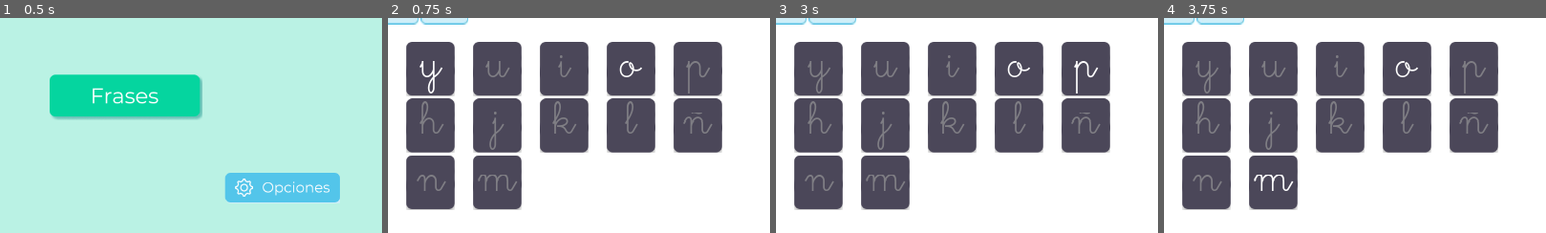
Above: before the commit, frames 1-4 (left to right).
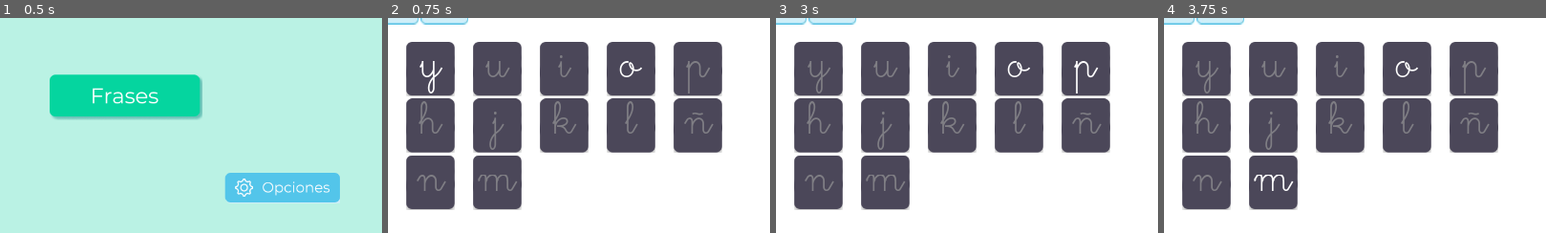
Above: after the commit, the same moments.

Repository: pabloalba/abcirene
Game: Godot game, scene res://MainMenu.tscn
Two runs of this game, one before a commit and one after it. Both use one fixed random seed, a clock stepped at 60 frames per second and the inputs below.
Inputs (mouse positions are % of the whole screen's width and height, from its top left):
- Up to frame 1 (0.5 s): no input
- Up to frame 2 (0.75 s): click (38, 68) at 0.5 s
- Up to frame 3 (3 s): click (3, 6) at 1.25 s; click (66, 68) at 2 s; click (38, 68) at 2.75 s
- Up to frame 4 (3.75 s): click (92, 6) at 3.5 s
The pictures show only the part of the screen within x 50-100%, y 50-100%; the shares and areas given below are measured in that part.

Frame 1 is identical in both runs. In frame 2, 0.3% of the frame differs, in the area x 8-86%, y 38-54%; in frame 3, 0.3%; in frame 4, 0.3%.

Commit message:
Caps functionality

Diff:
--- a/MainMenu.tscn
+++ b/MainMenu.tscn
@@ -6,7 +6,7 @@
 [ext_resource path="res://assets/img/btn_frases.png" type="Texture" id=4]
 [ext_resource path="res://assets/img/btn_opciones.png" type="Texture" id=5]
 
-[node name="MainMenu" type="ColorRect" index="0"]
+[node name="MainMenu" type="ColorRect"]
 
 anchor_left = 0.0
 anchor_top = 0.0
--- a/Play.gd
+++ b/Play.gd
@@ -37,6 +37,8 @@
 
 func _ready():
 	randomize()
+	globals.caps = globals.settings["words"]["caps"]
+	upper_control()
 	spaces = []
 	current_letter = get_node("SelectedLetter")
 	word_containers.append(get_node("Word1"))
@@ -50,7 +52,13 @@
 	generate_words()
 	restart_game()
 
-
+func upper_control():
+	for node in get_node("GridContainer").get_children():
+		node.get_node("Label").uppercase = globals.caps
+		if globals.caps:
+			node.get_node("Label").set_position(Vector2(0,5))
+		else:
+			node.get_node("Label").set_position(Vector2(0,-10))
 func restart_game():
 
 	for space in spaces:
@@ -165,6 +173,7 @@
 	var label = container.get_node("VBoxContainer/pictures/lbl")
 	var image = container.get_node("VBoxContainer/pictures/img")
 
+	label.uppercase = globals.caps
 	label.set_text(word)
 	var safe_name = safe_word(word)
 
--- a/Play.tscn
+++ b/Play.tscn
@@ -8,7 +8,7 @@
 [ext_resource path="res://assets/img/keboard_button.png" type="Texture" id=6]
 [ext_resource path="res://font_escolar_80.tres" type="DynamicFont" id=7]
 
-[node name="Play" type="ColorRect"]
+[node name="Play" type="ColorRect" index="0"]
 
 anchor_left = 0.0
 anchor_top = 0.0
@@ -27,6 +27,8 @@
 _sections_unfolded = [ "Rect" ]
 
 [node name="Word1" type="Node2D" parent="." index="0"]
+
+editor/display_folded = true
 
 [node name="VBoxContainer" type="VBoxContainer" parent="Word1" index="0"]
 
@@ -123,6 +125,8 @@
 
 [node name="Word2" type="Node2D" parent="." index="1"]
 
+editor/display_folded = true
+
 [node name="VBoxContainer" type="VBoxContainer" parent="Word2" index="0"]
 
 anchor_left = 0.0
@@ -218,6 +222,8 @@
 
 [node name="Word3" type="Node2D" parent="." index="2"]
 
+editor/display_folded = true
+
 [node name="VBoxContainer" type="VBoxContainer" parent="Word3" index="0"]
 
 anchor_left = 0.0
@@ -313,6 +319,8 @@
 
 [node name="Word4" type="Node2D" parent="." index="3"]
 
+editor/display_folded = true
+
 [node name="VBoxContainer" type="VBoxContainer" parent="Word4" index="0"]
 
 anchor_left = 0.0
@@ -408,6 +416,8 @@
 
 [node name="Word5" type="Node2D" parent="." index="4"]
 
+editor/display_folded = true
+
 [node name="VBoxContainer" type="VBoxContainer" parent="Word5" index="0"]
 
 anchor_left = 0.0
@@ -502,6 +512,8 @@
 _sections_unfolded = [ "Rect" ]
 
 [node name="Word6" type="Node2D" parent="." index="5"]
+
+editor/display_folded = true
 
 [node name="VBoxContainer" type="VBoxContainer" parent="Word6" index="0"]
 
--- a/WordLetter.gd
+++ b/WordLetter.gd
@@ -31,6 +31,7 @@
 func mark_as_correct():
 	set_texture(text_correct)
 	#get_node("ColorRect").color = Color(0, 1, 0, 1)
+	get_node("Label").uppercase = globals.caps
 	get_node("Label").set_text(letter)
 
 func mark_as_incorrect():
--- a/globals.gd
+++ b/globals.gd
@@ -1,5 +1,6 @@
 extends Node
 const version = "2.0.0"
+var caps = false
 
 # Default settings
 var settings = {
